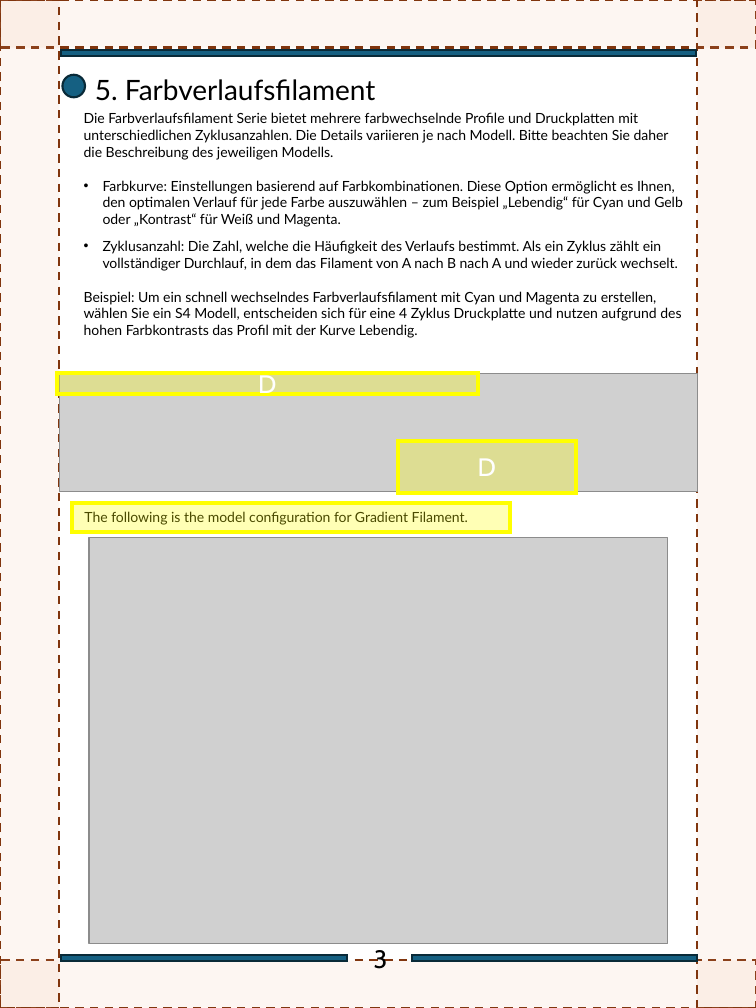
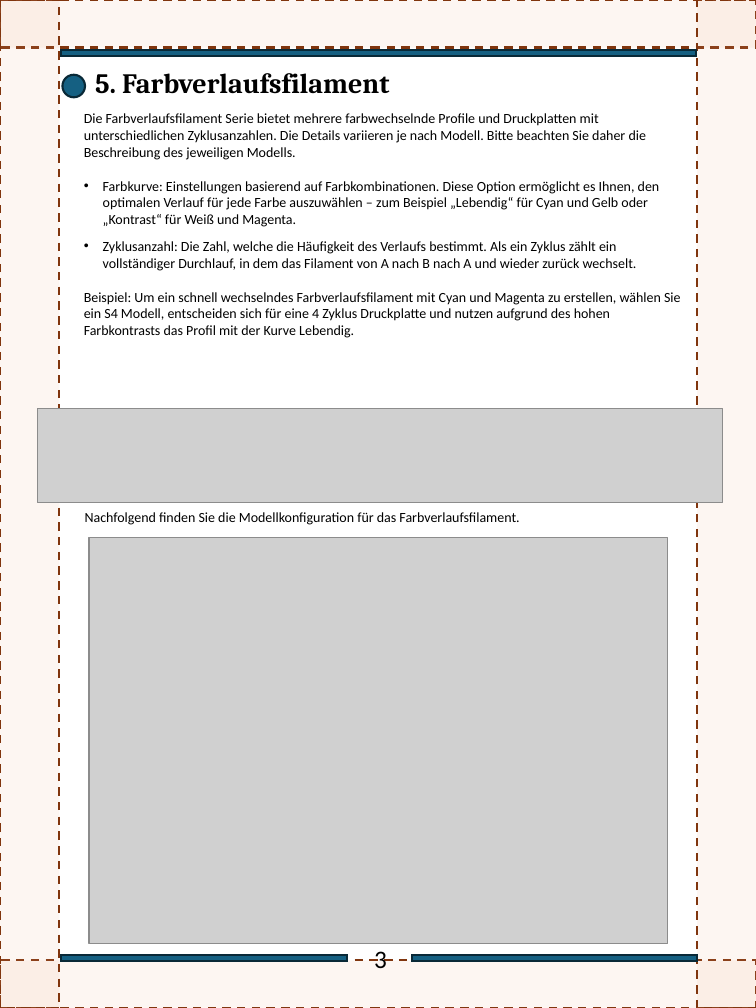
Before and after one commit to FlexChromaHQ/FlexChroma, a slide deck: slide 4 of Documents/Original/FlexChroma_Tour_Guide_DE.pptx. Drawn at 756x1008 pixels with LibreOffice and Linux fonts; fonts in the diff are those of the drawing; grey boxes stand for pictures. Boxes give left, top, right and bottom in pixels: in the first picture for what was removed or moved away, otherwise in the second. Text is boxed around its words. In the diff, an @@ line names an element or a change of style, - is before the commit and + after.

```diff
--- a/Documents/Original/FlexChroma_Tour_Guide_DE.pptx
+++ b/Documents/Original/FlexChroma_Tour_Guide_DE.pptx
@@ text "5. Farbverlaufsfilament" at box(95, 73, 389, 94): font Lato to Cambria, bold on @@
@@ text "Die Farbverlaufsfilament Serie bietet mehrere ..." at box(84, 113, 681, 338): font Lato to Calibri @@
@@ rectangle removed at box(56, 373, 477, 394) @@
-D
@@ picture: place and size @@
-picture at box(59, 374, 698, 492)
+picture at box(37, 408, 723, 503)
@@ rectangle removed at box(398, 440, 576, 493) @@
-D
@@ rectangle removed at box(72, 503, 509, 532) @@
@@ text removed at box(84, 511, 468, 525) @@
-The following is the model configuration for Gradient Filament.
@@ text added at box(85, 512, 519, 525), 10 pt, text #000000 @@
+Nachfolgend finden Sie die Modellkonfiguration für das Farbverlaufsfilament.
@@ text "3" at box(374, 951, 387, 968): font Cabin to Calibri @@
```
Also in this commit, not shown: 4 other slides changed, 4 slides added, 4 other files.
